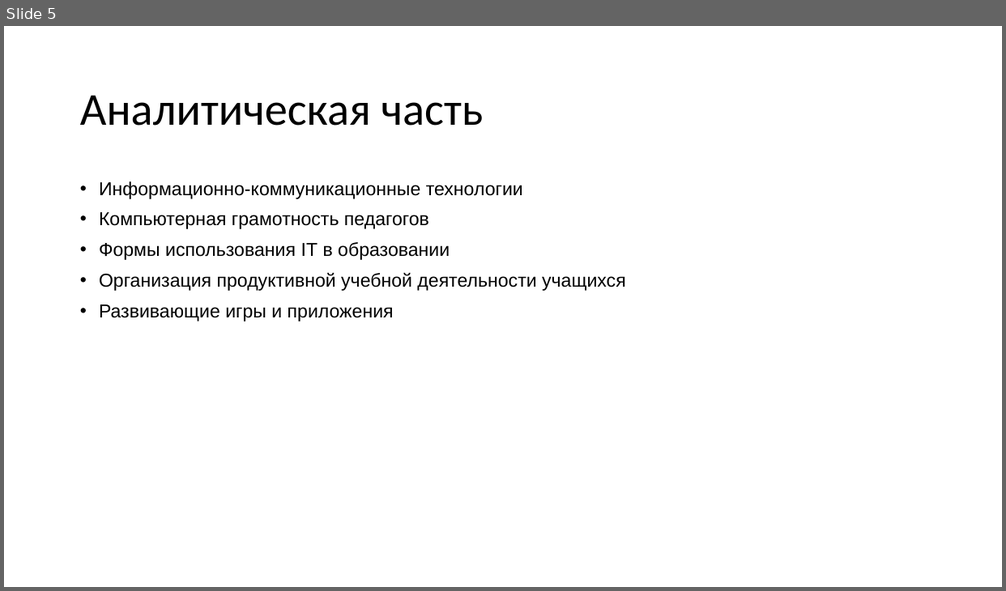
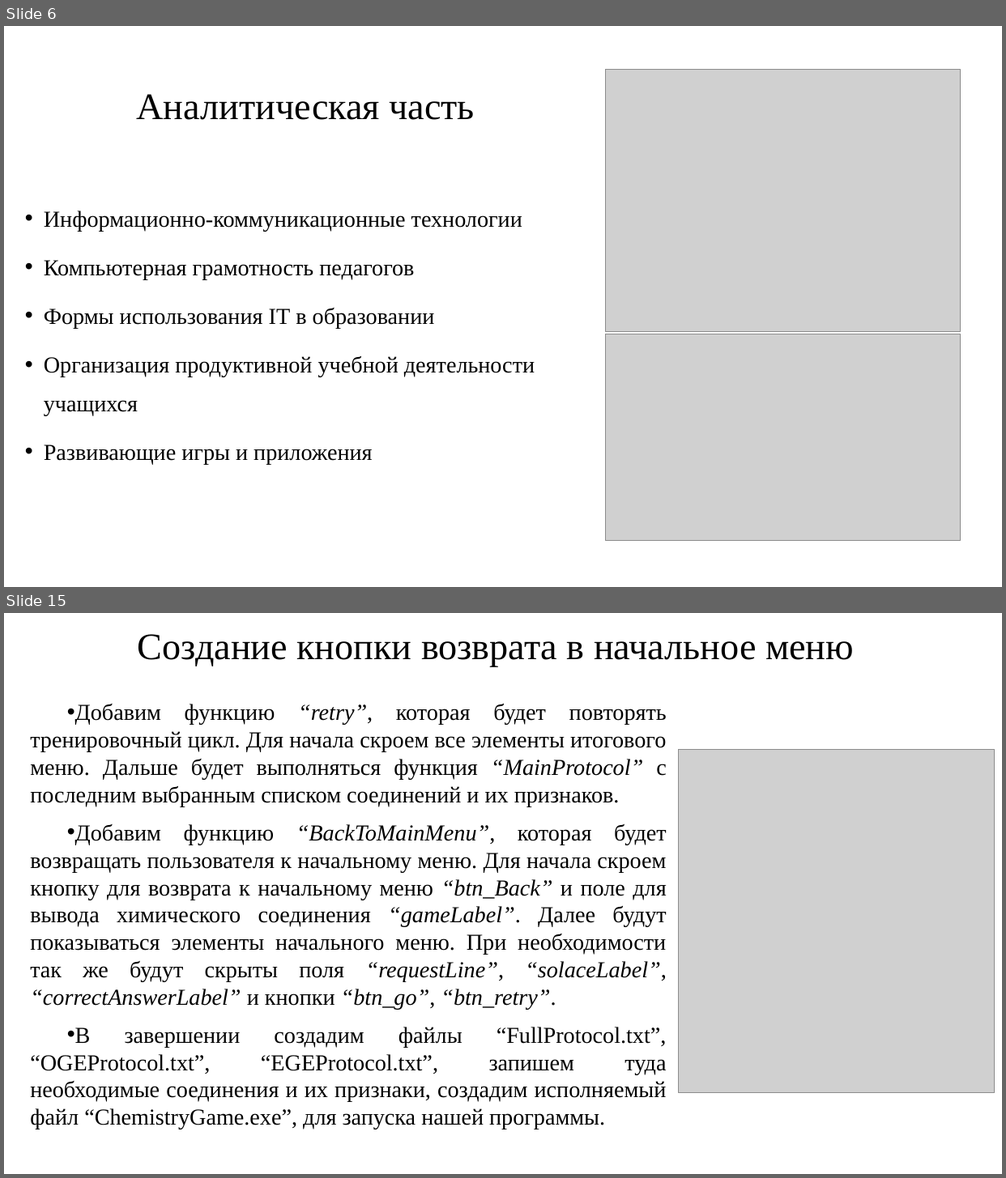
Before and after one commit to Sulik002/Study-docs, a slide deck: books/Презентация для индивидуального проекта по ИКТ. Орен Сюлейман.pptx. Shown one above the other, each under a label of ours: slide 5 before the commit, slides 6 and 15 after it; the slides between them are not shown. The pictures are 1006x591 and 1006x1178 pixels, drawn with LibreOffice and Linux fonts; fonts in the diff are those of the drawing; grey boxes stand for pictures. Boxes give left, top, right and bottom in pixels: in the first picture for what was removed or moved away, otherwise in the second. Text is boxed around its words. In the diff, an @@ line names an element or a change of style, - is before the commit and + after.

```diff
--- a/books/Презентация для индивидуального проекта по ИКТ. Орен Сюлейман.pptx
+++ b/books/Презентация для индивидуального проекта по ИКТ. Орен Сюлейман.pptx
@@ slide 15 added at (x1=4, y1=613, x2=1002, y2=1174), background #FFFFFF @@
@@ title added at (x1=138, y1=634, x2=854, y2=667), 36 pt, text #000000 @@
+Создание кнопки возврата в начальное меню
@@ text added at (x1=30, y1=704, x2=667, y2=1130), 22 pt, text #000000 @@
+• Добавим функцию “retry”, которая будет повторять тренировочный цикл. Для начала скроем все элементы итогового меню. Дальше будет выполняться функция “MainProtocol” с последним выбранным списком соединений и их признаков.
+• Добавим функцию “BackToMainMenu”, которая будет возвращать пользователя к начальному меню. Для начала скроем кнопку для возврата к начальному меню “btn_Back” и поле для вывода химического соединения “gameLabel”. Далее будут показываться элементы начального меню. При необходимости так же будут скрыты поля “requestLine”, “solaceLabel”, “correctAnswerLabel” и кнопки “btn_go”, “btn_retry”.
+• В завершении создадим файлы “FullProtocol.txt”, “OGEProtocol.txt”, “EGEProtocol.txt”, запишем туда необходимые соединения и их признаки, создадим исполняемый файл “ChemistryGame.exe”, для запуска нашей программы.
@@ picture added at (x1=679, y1=750, x2=995, y2=1093) @@
@@ what was slide 5 is now slide 6 @@
@@ slide 6 changed as well @@
@@ title "Аналитическая часть" moved from (x1=80, y1=95, x2=484, y2=126) to (x1=137, y1=94, x2=475, y2=120) @@
@@ title "Аналитическая часть" at (x1=137, y1=94, x2=475, y2=120): size 44 to 36 pt, font Calibri to Times New Roman; alignment left to centre @@
@@ picture added at (x1=606, y1=70, x2=960, y2=332) @@
@@ text "Информационно-коммуникационные технологии" moved from (x1=99, y1=182, x2=626, y2=322) to (x1=44, y1=211, x2=535, y2=464) @@
@@ text "Информационно-коммуникационные технологии" at (x1=44, y1=211, x2=535, y2=464): size 18 to 22 pt, font Arial to Times New Roman; line spacing 0.9 to 1.4 @@
@@ picture added at (x1=606, y1=335, x2=960, y2=541) @@
```
Also in this commit, not shown: 4 other slides changed, 9 other slides added, 2 slides removed, 40 other files.
